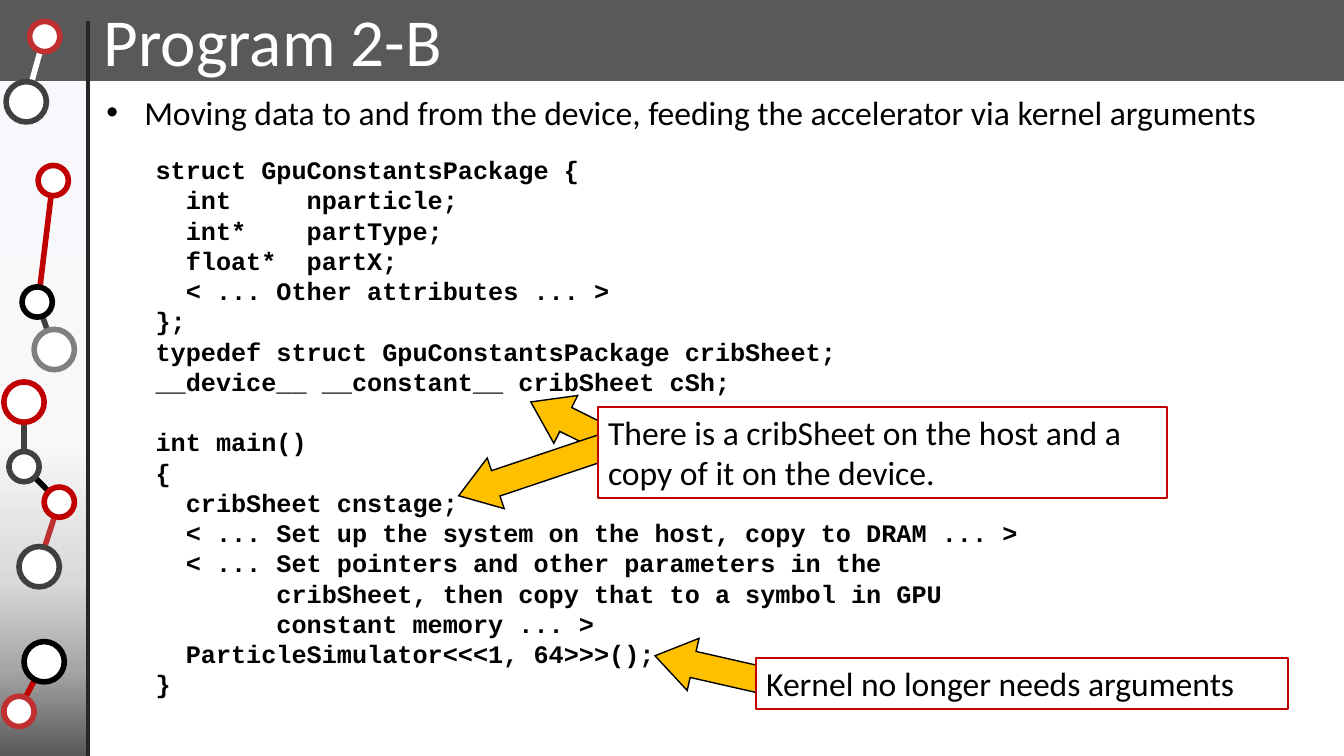
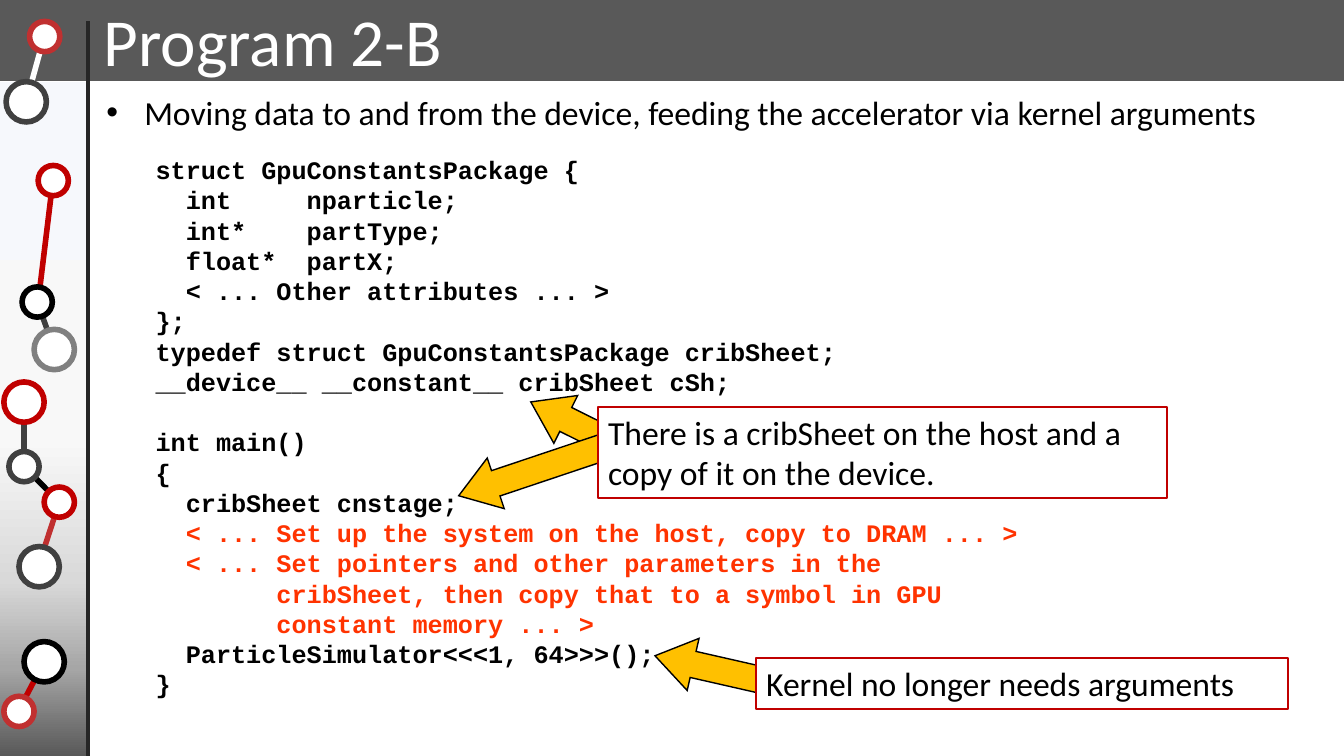
Before and after one commit to wadejong/Summer-School-Materials, a slide deck: slide 8 of Wednesday-morning/TutorialsCUDA/ProgrammingHandsOn.pptx. Drawn at 1344x756 pixels with LibreOffice and Linux fonts; fonts in the diff are those of the drawing. Boxes give left, top, right and bottom in pixels: in the first picture for what was removed or moved away, otherwise in the second. Text is boxed around its words. In the diff, an @@ line names an element or a change of style, - is before the commit and + after.

```diff
--- a/Wednesday-morning/TutorialsCUDA/ProgrammingHandsOn.pptx
+++ b/Wednesday-morning/TutorialsCUDA/ProgrammingHandsOn.pptx
@@ text at (276, 524, 941, 639): text colour #000000 to #FF3300 in "< ... Set up the system on ...", "< ... Set pointers and other parameters ...", "cribSheet, then copy that to a symbol ...", "constant memory ... >" @@
```
Also in this commit, not shown: 2 other slides changed, 8 slides added, 2 other files.
